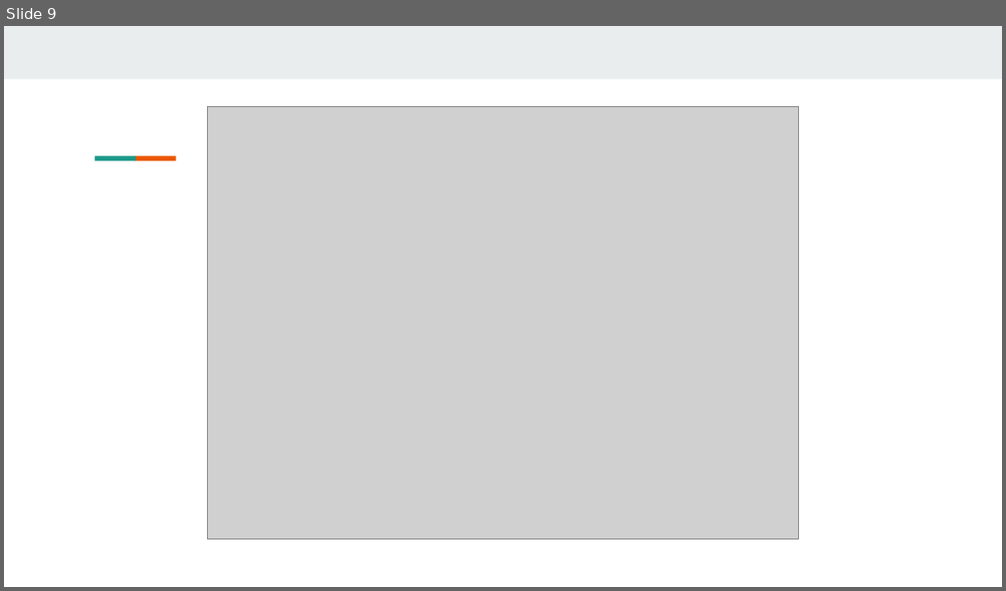
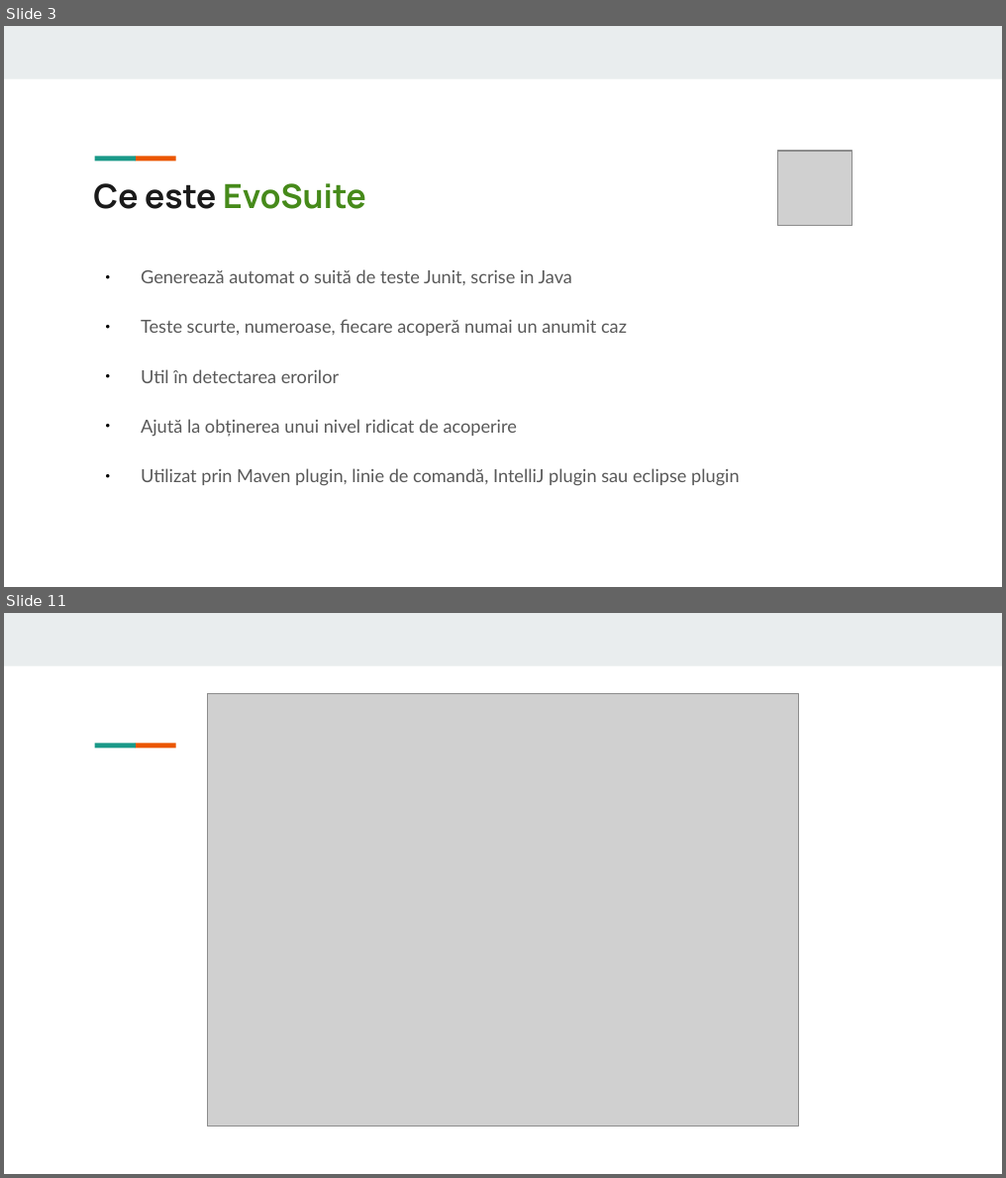
Before and after one commit to Alecsandu/EvoSuite_Demo, a slide deck: prezentare/EvoSuite.odp. Shown one above the other, each under a label of ours: slide 9 before the commit, slides 3 and 11 after it; the slides between them are not shown. The pictures are 1006x591 and 1006x1178 pixels, drawn with LibreOffice and Linux fonts; fonts in the diff are those of the drawing; grey boxes stand for pictures. Boxes give left, top, right and bottom in pixels: in the first picture for what was removed or moved away, otherwise in the second. Text is boxed around its words. In the diff, an @@ line names an element or a change of style, - is before the commit and + after.

```diff
--- a/prezentare/EvoSuite.odp
+++ b/prezentare/EvoSuite.odp
@@ slide 3 added at (4, 26, 1002, 587), background #FFFFFF; not listed: 3 template elements that a slide beside it also shows @@
@@ picture added at (777, 151, 852, 226) @@
@@ title added at (93, 183, 366, 209), 24 pt, text #468A1A, bold @@
+Ce este EvoSuite
@@ text added at (141, 270, 740, 486), 13 pt, text #595959 @@
+● Generează automat o suită de teste Junit, scrise in Java
+● Teste scurte, numeroase, fiecare acoperă numai un anumit caz
+● Util în detectarea erorilor
+● Ajută la obținerea unui nivel ridicat de acoperire
+● Utilizat prin Maven plugin, linie de comandă, IntelliJ plugin sau eclipse plugin
@@ what was slide 9 is now slide 11 @@
```
Also in this commit, not shown: 3 slides changed, 8 other slides added, 6 slides removed.
